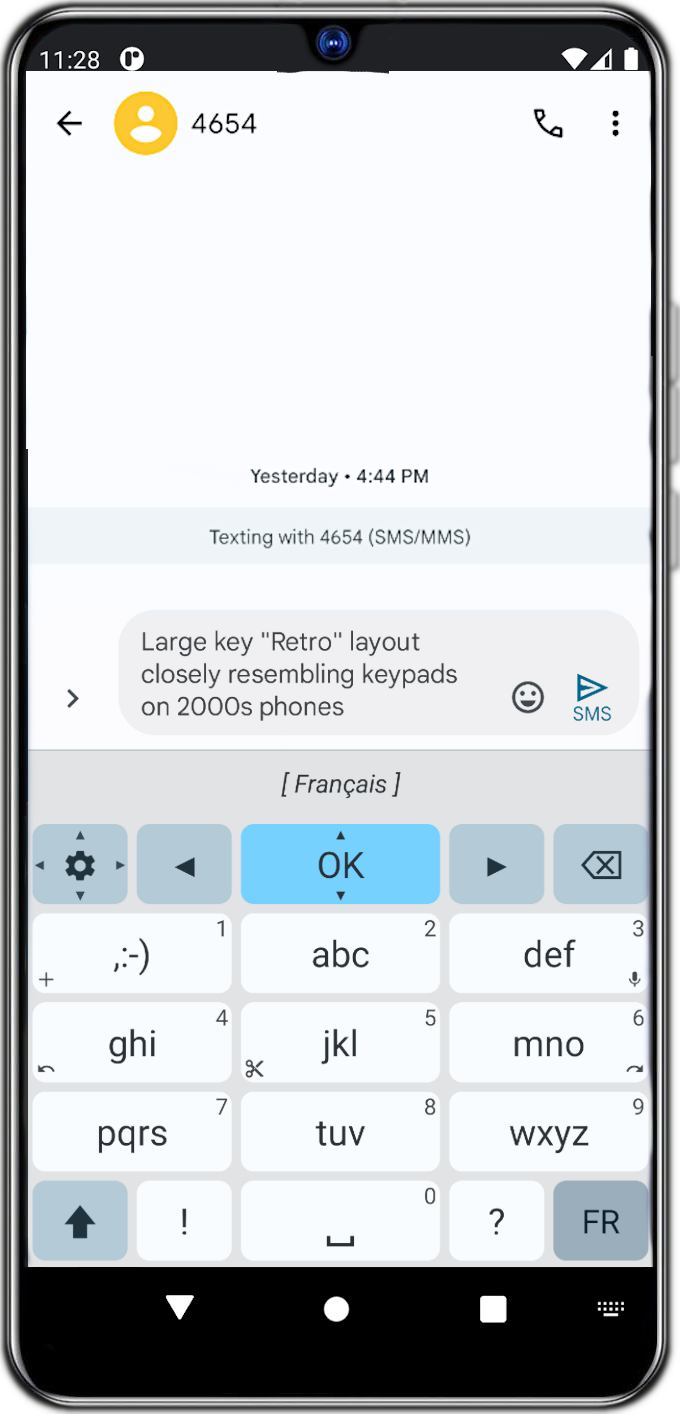
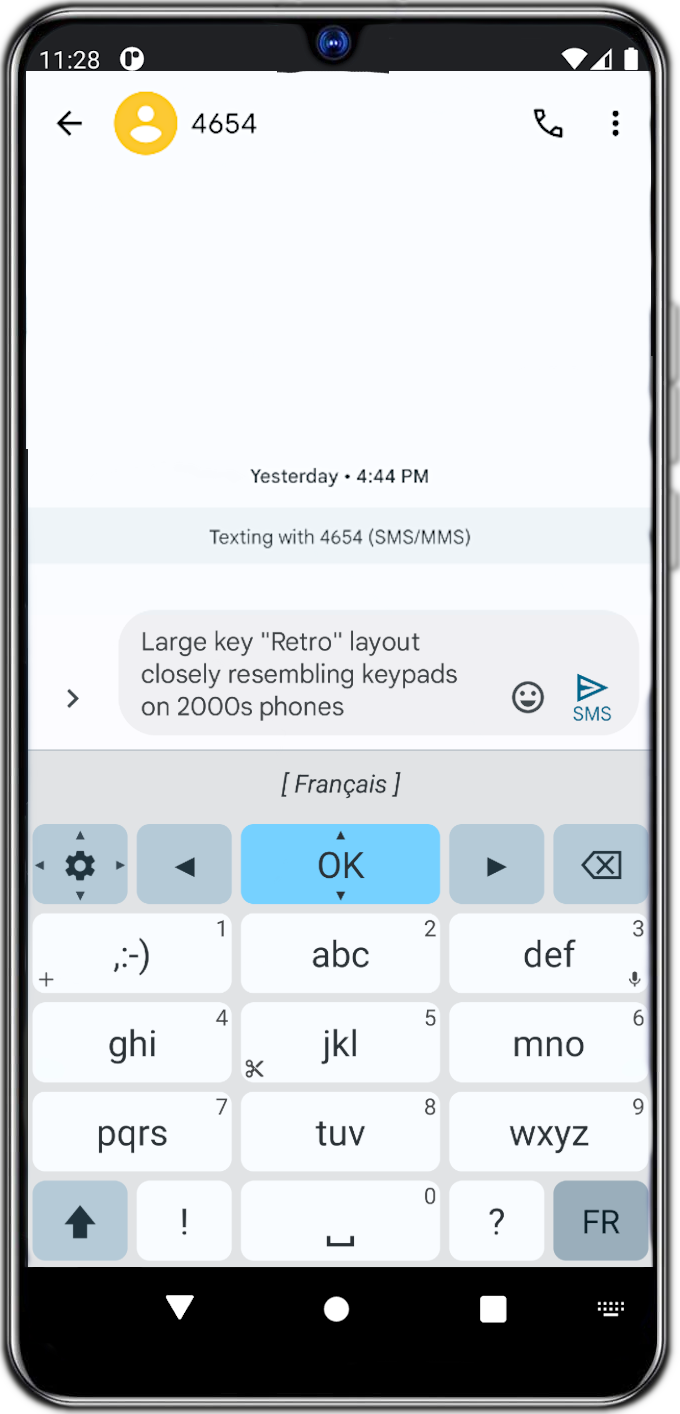
Comparing the layer stacks of the two 680 × 1414 images. Changes:
painted on "6" over [37, 1064, 644, 1073]
